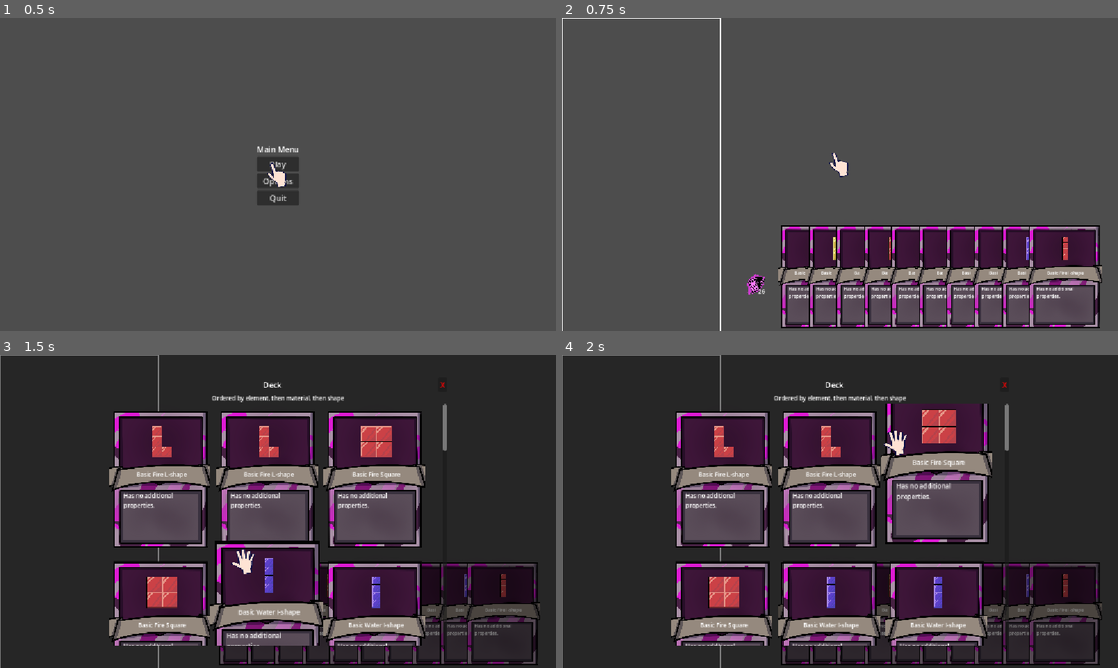
Above: before the commit, frames 1-4 (two rows, left to right).
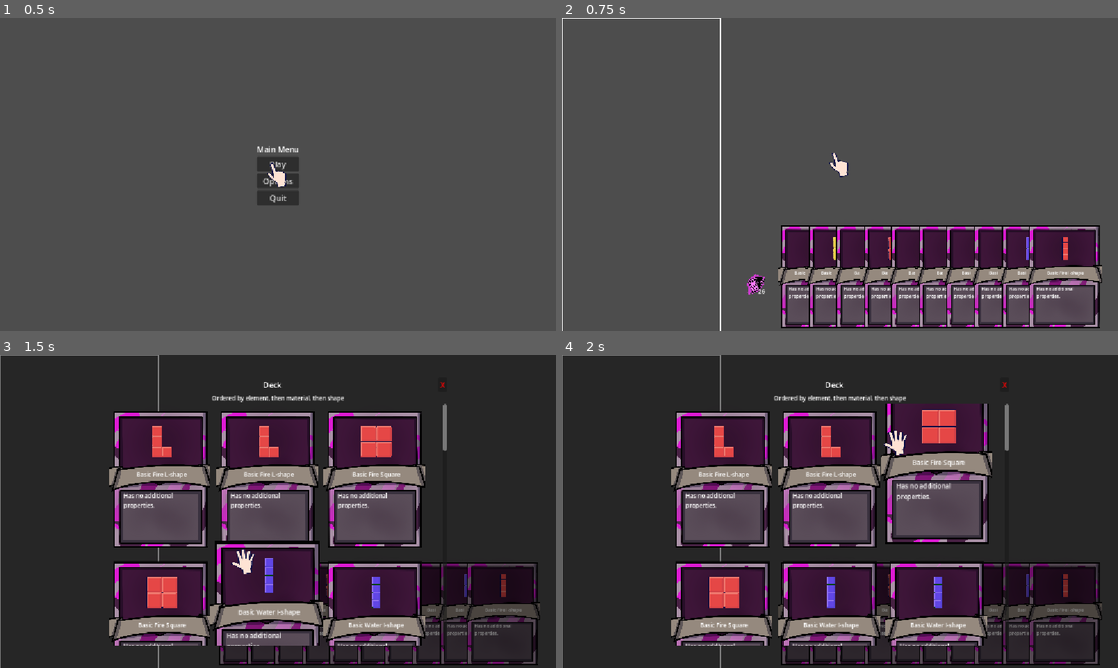
Above: after the commit, the same moments.

Repository: ttcs-games/godot-wild-jam-99
Game: Godot game, scene res://Main_menu.tscn
Same seed, same stepped clock (60 frames per second), same inputs: the game is played once before the commit and once after it.
Inputs (mouse positions are in pixels of both pictures, inside the frame that each line leads up to):
- Up to frame 1 (0.5 s): no input
- Up to frame 2 (0.75 s): click "Play" at 0.5 s
- Up to frame 3 (1.5 s): tap Enter at 1.25 s; drag from (200, 621) to (333, 442) at 1.27 s
- Up to frame 4 (2 s): no input

Frame 1 is identical in both runs. In frame 2, 0.2% of the frame differs, in the area x 48-91%, y 70-78%; in frame 3, 1.9%; in frame 4, 2.0%, in the area x 26-91%, y 17-81%.

Commit message:
first commit

Diff:
--- /dev/null
+++ b/assets/sprites/Blocks.tres
@@ -0,0 +1,7 @@
+[gd_resource type="AtlasTexture" format=3 uid="uid://dcfv4jt4hlpnj"]
+
+[ext_resource type="Texture2D" uid="uid://c2xkwfu2m0x7i" path="res://assets/sprites/Block Assets 1.png" id="1_mux5b"]
+
+[resource]
+atlas = ExtResource("1_mux5b")
+region = Rect2(0, 0, 512, 512)
--- a/game_objects/block.tscn
+++ b/game_objects/block.tscn
@@ -1,7 +1,7 @@
 [gd_scene format=3 uid="uid://gc8u4yf0gjcs"]
 
 [ext_resource type="Shader" uid="uid://cbevm783qlg21" path="res://assets/hue.gdshader" id="1_i00o8"]
-[ext_resource type="Texture2D" uid="uid://c2v1642610t21" path="res://assets/sprites/Glass.png" id="2_oeij8"]
+[ext_resource type="Texture2D" uid="uid://dcfv4jt4hlpnj" path="res://assets/sprites/Blocks.tres" id="2_i00o8"]
 [ext_resource type="Script" uid="uid://bjwwwtuyxp6lo" path="res://game_objects/block.gd" id="3_odxlu"]
 
 [sub_resource type="ShaderMaterial" id="ShaderMaterial_5npld"]
@@ -12,7 +12,7 @@
 [node name="Block" type="Sprite2D" unique_id=388570225]
 material = SubResource("ShaderMaterial_5npld")
 scale = Vector2(0.063, 0.063)
-texture = ExtResource("2_oeij8")
+texture = ExtResource("2_i00o8")
 centered = false
 region_rect = Rect2(0, 0, 32, 32)
 script = ExtResource("3_odxlu")
--- /dev/null
+++ b/material.gd
@@ -0,0 +1,22 @@
+class_name  materials
+enum ID {BRICK,GLASS,GRASS, ICE, SLIME}
+
+const path = {"brick":"res://assets/sprites/Block Brick.png", "glass": "res://assets/sprites/Block Glass.png", "ice": "res://assets/sprites/Block Ice.png", 	"grass": "res://assets/sprites/Block Grass.png", "slime": "res://assets/sprites/Block Slime.png" }
+
+const discription= {
+	"brick":"When placed and touches the same element, draw 1 card from draw pile",
+	"grass":"When placed, if there is at least 1 basic card in hand - turn it into Grass and draw 1 card. Cannot be replaced with new Material",
+	"glass":"When placed, select a Non-Glass card from discard pile to return into hand",
+	"ice": "Ignores element opposition",
+	"slime":"Can be placed without foundation Shapes placed next to it dont need foundation Single play for this round"
+}
+
+func turn_grass(card_deck :CardPile, cardIndex: int):
+	#turn card grass
+
+	pass
+
+func grass(card_deck :CardPile, cardIndex: int):
+	turn_grass(card_deck,cardIndex)
+	#draw 1
+	card_deck.draw(1)
Binary file added: assets/sprites/Block Assets 1.png
Not shown, added: assets/sprites/Block Assets 1.png.import
Not shown, added: material.gd.uid
